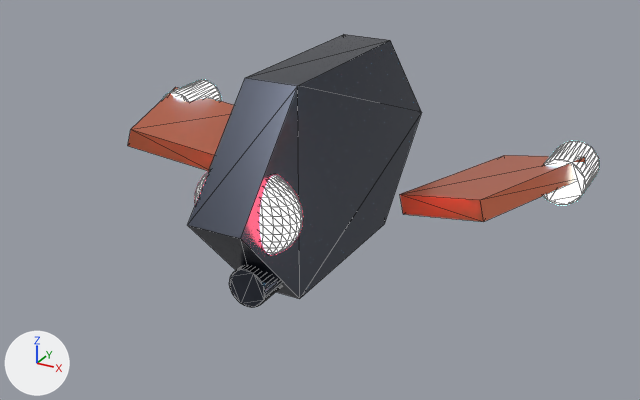
The glTF model assets/models/drone.glb, before and after one commit.
Rendered twice from a 50 mm lens placed at (1.04, -1.907, 0.836), pointed at (0.054, -0.115, -0.06). Every picture has the same lights, and +X, +Y and +Z are marked at lower left. The first picture is the older version. Mesh edges are drawn as thin lines. Where no turn or scale is listed for an object, it has been applied to the vertices. Vertices at exactly the same position are counted once.

Before the edit, the objects in view are built like this:
```python
ob_dronebody = bpy.data.objects.new('DroneBody', me_cylinder)
ob_dronebody.location = (0.0, 0.0, 0.0)
ob_dronecannon = bpy.data.objects.new('DroneCannon', me_cylinder_003)
ob_dronecannon.location = (0.0, -0.2, -0.2)
ob_droneeye = bpy.data.objects.new('DroneEye', me_sphere)
ob_droneeye.location = (0.0, -0.36, 0.0)
ob_thruster_l = bpy.data.objects.new('Thruster_L', me_cylinder_001)
ob_thruster_l.parent = ob_droneroot
ob_thruster_l.location = (-0.585, 0.22, 0.0)
ob_thruster_l.rotation_euler = (1.571, 0.0, 0.0)  # degrees (90, 0, 0)
ob_thruster_r = bpy.data.objects.new('Thruster_R', me_cylinder_002)
ob_thruster_r.parent = ob_droneroot
ob_thruster_r.location = (0.585, 0.22, 0.0)
ob_thruster_r.rotation_euler = (1.571, 0.0, 0.0)  # degrees (90, 0, 0)
ob_wing_l = bpy.data.objects.new('Wing_L', me_cube)
ob_wing_l.parent = ob_droneroot
ob_wing_l.location = (-0.45, 0.05, 0.0)
ob_wing_l.rotation_euler = (0.0, 0.262, 0.349)  # degrees (0, 15, 20)
ob_wing_l.scale = (0.25, 0.4, 0.05)
ob_wing_r = bpy.data.objects.new('Wing_R', me_cube_001)
ob_wing_r.parent = ob_droneroot
ob_wing_r.location = (0.45, 0.05, 0.0)
ob_wing_r.rotation_euler = (0.0, -0.262, -0.349)  # degrees (0, -15, -20)
ob_wing_r.scale = (0.25, 0.4, 0.05)
```
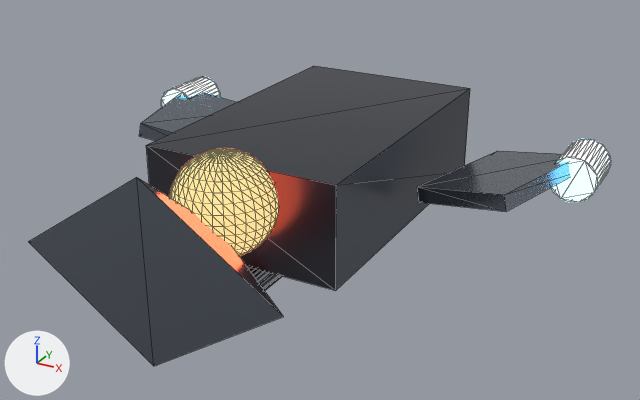
What changed in the scene script:
```text
Change me_cube:
    used by ob_wing_l; parent = ob_droneroot; location = (-0.45, 0.05, 0.0); rotation_euler = (0.0, 0.262, 0.349), in degrees (0, 15, 20); scale = (0.25, 0.4, 0.05)
    remove me_cube.from_pydata(...)  # 8 vertices, 12 faces; spans x -0.5..0.5, y -0.5..0.5, z -0.5..0.5
    remove me_cube.materials.append(mat_dronetrim)  # orange #e77c59
    add me_cube.from_pydata(...)  # 8 vertices, 12 faces; spans x -0.25..0.25, y -0.4..0.4, z -0.125..0.125
    me_cube part 1: the whole mesh is scaled about its middle by (0.5, 0.8, 0.25)
    add me_cube.materials.append(mat_mat_dronecarbon)  # dark grey #4b5059
Add me_cube_002:
    me_cube_002.from_pydata(...)  # a box spanning x -0.5..0.5, y -0.5..0.5, z -0.5..0.5
    me_cube_002.materials.append(mat_mat_dronechassis)  # grey #818995
Add me_cone:
    me_cone.from_pydata([(0.0, -0.125, -0.21), (0.315, -0.125, 0.0), (0.0, -0.125, 0.21), (-0.315, -0.125, 0.0), (0.0, 0.125, 0.0)], [], [(0, 4, 1), (1, 4, 2), (0, 1, 2), (0, 2, 3), (2, 4, 3), (3, 4, 0)])
    me_cone.materials.append(mat_mat_dronechassis)  # grey #818995
Remove ob_dronebody:
    ob_dronebody = bpy.data.objects.new('DroneBody', me_cylinder)
Remove ob_dronecannon:
    ob_dronecannon = bpy.data.objects.new('DroneCannon', me_cylinder_003)
Remove ob_droneeye:
    ob_droneeye = bpy.data.objects.new('DroneEye', me_sphere)
Change ob_thruster_l:
    ob_thruster_l.location: (-0.585, 0.22, 0.0) -> (-0.608, 0.25, 0.0)
Change ob_thruster_r:
    ob_thruster_r.location: (0.585, 0.22, 0.0) -> (0.608, 0.25, 0.0)
Change ob_wing_l:
    ob_wing_l.location: (-0.45, 0.05, 0.0) -> (-0.45, 0.1, 0.0)
    ob_wing_l.rotation_euler: (0.0, 0.262, 0.349) -> (0.0, 0.209, 0.262)  # degrees (0, 15, 20) -> degrees (0, 12, 15)
    ob_wing_l.scale: (0.25, 0.4, 0.05) -> (0.25, 0.35, 0.04)
Change ob_wing_r:
    ob_wing_r: bpy.data.objects.new('Wing_R', me_cube_001) -> bpy.data.objects.new('Wing_R', me_cube_002)
    ob_wing_r.location: (0.45, 0.05, 0.0) -> (0.45, 0.1, 0.0)
    ob_wing_r.rotation_euler: (0.0, -0.262, -0.349) -> (0.0, -0.209, -0.262)  # degrees (0, -15, -20) -> degrees (0, -12, -15)
    ob_wing_r.scale: (0.25, 0.4, 0.05) -> (0.25, 0.35, 0.04)
Add ob_underslungcannon:
    ob_underslungcannon = bpy.data.objects.new('UnderslungCannon', me_cylinder_002_1)  # 64 vertices, 124 faces; spans x -0.045..0.045, y -0.225..0.225, z -0.045..0.045; in mat_mat_dronecarbon (dark grey #4b5059)
    ob_underslungcannon.location = (0.0, -0.25, -0.18)
Add ob_opticsensor:
    ob_opticsensor = bpy.data.objects.new('OpticSensor', me_sphere_1)  # a UV sphere (32 segments, 16 rings, poles along z) spanning x -0.12..0.12, y -0.12..0.12, z -0.12..0.12; in mat_mat_opticeye (red #ff593f, glowing red #ff613f)
    ob_opticsensor.location = (0.0, -0.45, 0.05)
Add ob_nose:
    ob_nose = bpy.data.objects.new('Nose', me_cone)
    ob_nose.location = (0.0, -0.6, 0.0)
Add ob_fuselage:
    ob_fuselage = bpy.data.objects.new('Fuselage', me_cube)
    ob_fuselage.location = (0.0, 0.0, 0.0)
```

Boxes (x1, y1, x2, y2) around the edits, measured in the pictures (640 x 400 px; the box of a moved part takes in the faces that stretch with it):
'Fuselage', added
    after: (146, 66, 470, 291)
'DroneBody', deleted
    before: (188, 34, 422, 299)
'Nose', added
    after: (29, 177, 284, 366)
'Wing_R', recoloured, reshaped, moved, turned, rescaled
    before: (400, 155, 586, 222)
    after: (417, 151, 570, 212)
'OpticSensor', added
    after: (169, 148, 279, 256)
'Wing_L', recoloured, moved, turned, rescaled (darker)
    before: (128, 87, 234, 171)
    after: (139, 93, 236, 141)
'Thruster_R', moved
    before: (543, 141, 599, 205)
    after: (551, 139, 611, 203)
'DroneEye', deleted
    before: (195, 172, 303, 255)
'DroneCannon', deleted
    before: (229, 266, 281, 308)
'Thruster_L', moved
    before: (163, 80, 221, 101)
    after: (161, 77, 221, 107)
'UnderslungCannon', added
    after: (248, 267, 283, 290)
part 1 of me_cube, moved or reshaped
    before: (128, 87, 234, 171)
    after: (146, 66, 470, 291)
